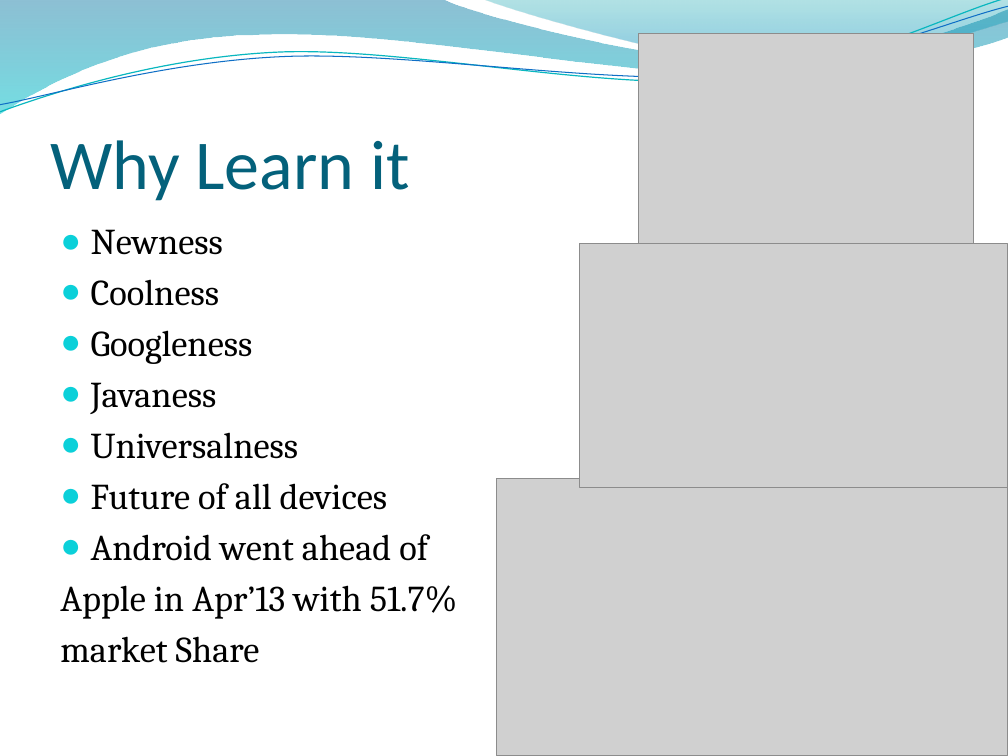
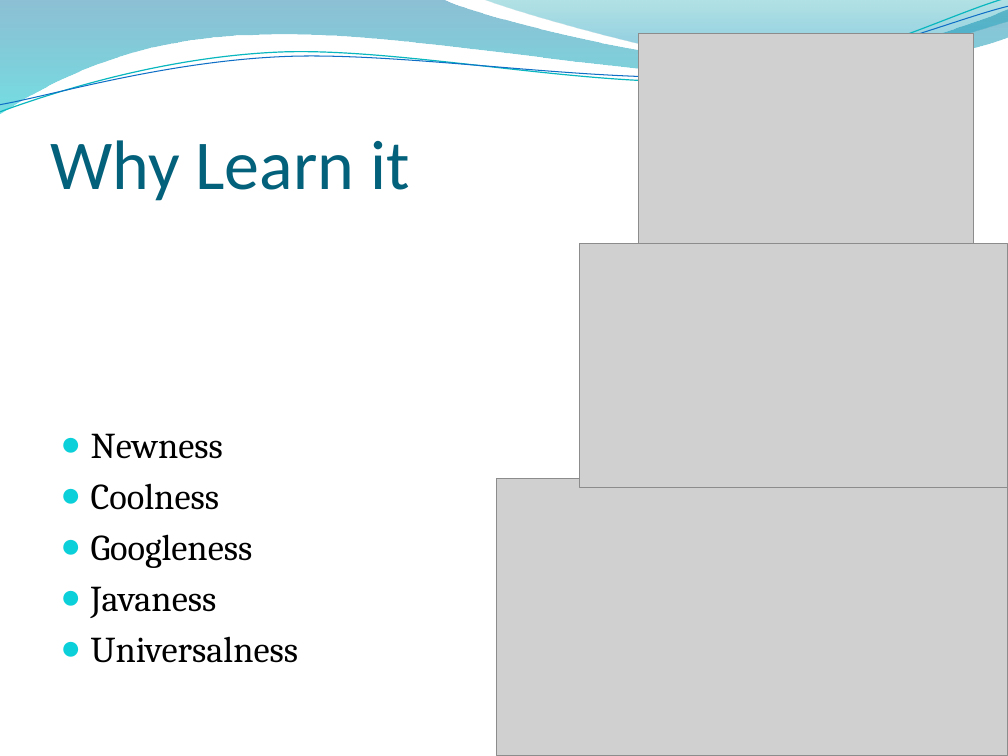
Before and after one commit to melbjvm/android101, a slide deck: slide 6 of Android 101.pptx. Drawn at 1008x756 pixels with LibreOffice and Linux fonts; fonts in the diff are those of the drawing; grey boxes stand for pictures. Boxes give left, top, right and bottom in pixels: in the first picture for what was removed or moved away, otherwise in the second. Text is boxed around its words. In the diff, an @@ line names an element or a change of style, - is before the commit and + after.

```diff
--- a/Android 101.pptx
+++ b/Android 101.pptx
@@ text at bbox=[60, 483, 457, 663]: paragraphs removed @@
-● Future of all devices
-● Android went ahead of
-Apple in Apr’13 with 51.7%
-market Share
```
Also in this commit, not shown: 14 other slides changed, 13 slides added, 8 slides removed.
